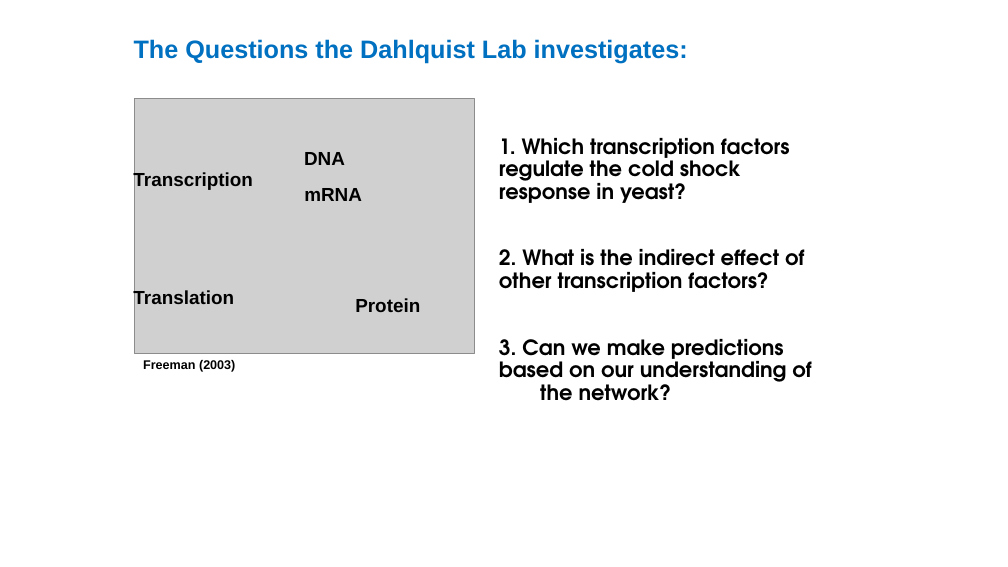
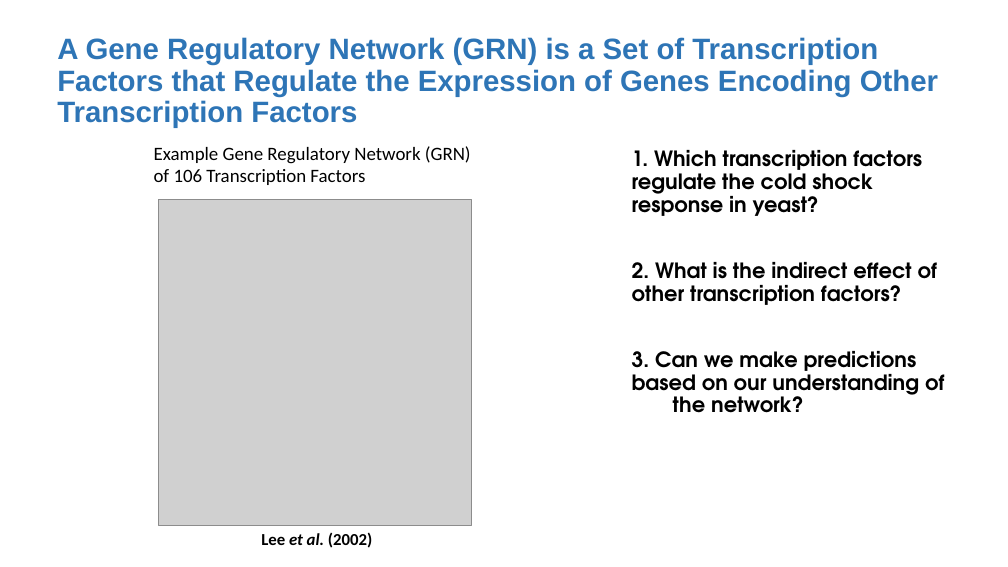
Before and after one commit to kdahlquist/GRNmap, a slide deck: slide 8 of documents/presentations/LMUURS17_NEW.pptx (slide 6 before the commit). Drawn at 1008x567 pixels with LibreOffice and Linux fonts; fonts in the diff are those of the drawing; grey boxes stand for pictures. Boxes give left, top, right and bottom in pixels: in the first picture for what was removed or moved away, otherwise in the second. Text is boxed around its words. In the diff, an @@ line names an element or a change of style, - is before the commit and + after.

Commit message:
Most updated version
Altered slides with suggestions from Dahlquist; still need to edit the LSE slide and slide with comparison of LSE:minLSE

```diff
--- a/documents/presentations/LMUURS17_NEW.pptx
+++ b/documents/presentations/LMUURS17_NEW.pptx
@@ title at (57,37,938,128): text changed; size 24 to 28 pt; text colour #0070C0 to #2E75B6 @@
-The Questions the Dahlquist Lab investigates:
+A Gene Regulatory Network (GRN) is a Set of Transcription Factors that Regulate the Expression of Genes Encoding Other Transcription Factors
@@ picture removed at (135,98,474,353) @@
@@ text added at (154,146,471,185), 18 pt, text #000000 @@
+Example Gene Regulatory Network (GRN)
+of 106 Transcription Factors
@@ text "1. Which transcription factors regulate ...": place and size @@
-text "1. Which transcription factors regulate ..." at (499,138,811,401)
+text "1. Which transcription factors regulate ..." at (632,150,944,413)
@@ text removed at (133,171,253,190) @@
-Transcription
@@ text removed at (304,152,345,165) @@
-DNA
@@ picture added at (158,200,472,526) @@
@@ text removed at (304,188,362,201) @@
-mRNA
@@ text removed at (133,290,234,309) @@
-Translation
@@ text removed at (355,298,420,312) @@
-Protein
@@ text removed at (143,360,235,373) @@
-Freeman (2003)
@@ text added at (261,532,372,548), 16 pt, text #000000, bold @@
+Lee et al. (2002)
```
Also in this commit, not shown: 14 other slides changed, 8 slides added, 1 slide removed.
